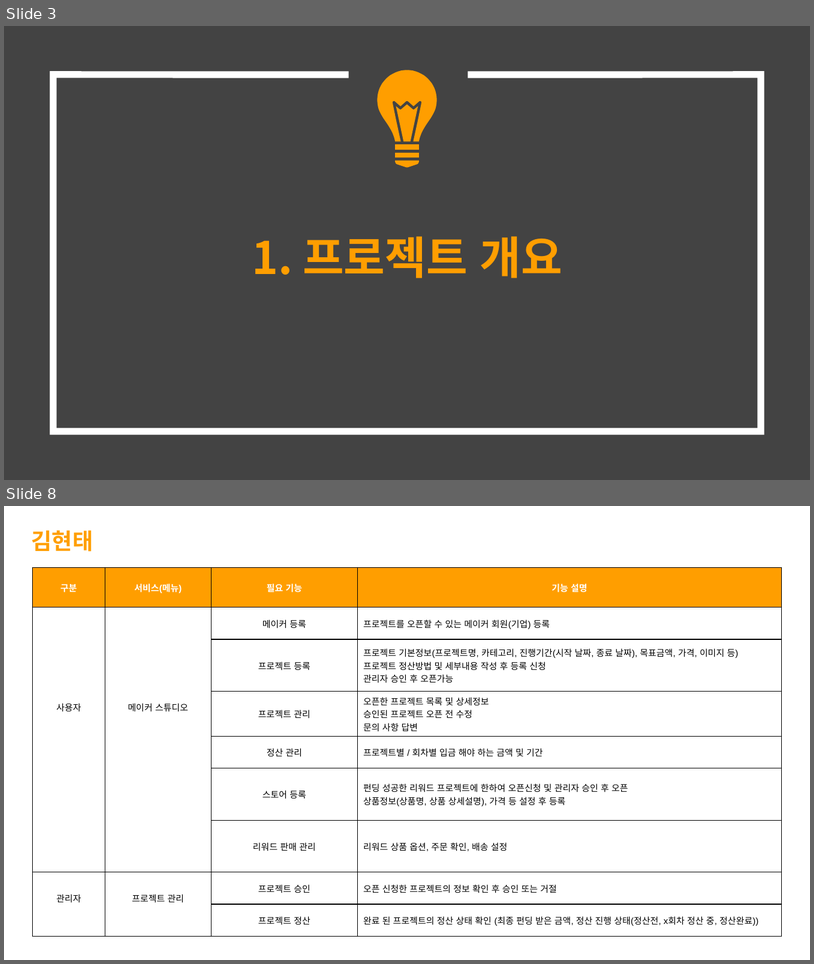
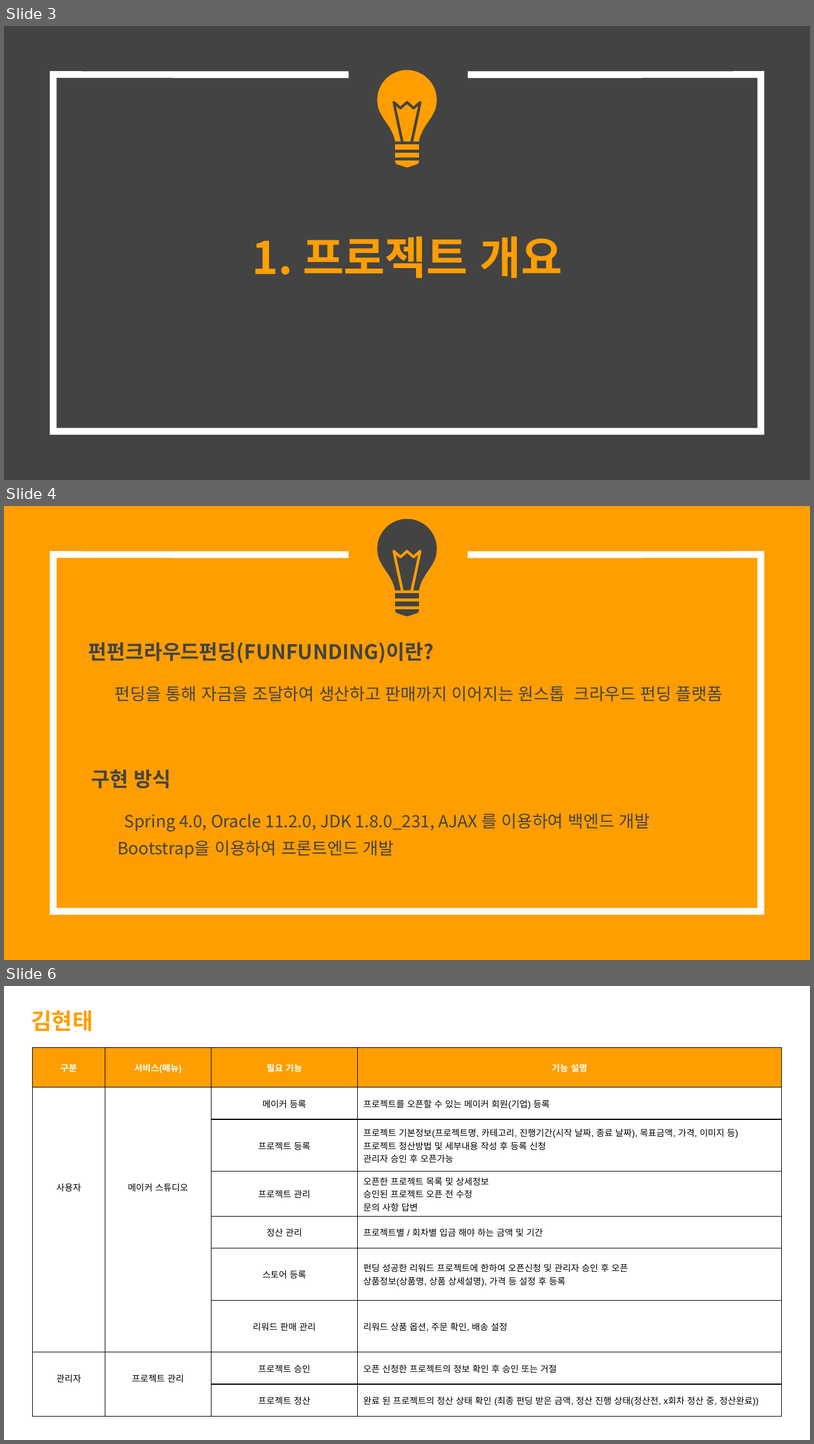
Before and after one commit to hhsw07/ezen-academy-projects, a slide deck: 0 발표용 파워포인트/0508 1차발표/0508 project06 - 파워포인트 종합.pptx. Shown one above the other, each under a label of ours: slides 3 and 8 before the commit, slides 3, 4 and 6 after it; the slides between them are not shown. The pictures are 814x964 and 814x1444 pixels, drawn with LibreOffice and Linux fonts; fonts in the diff are those of the drawing. Boxes give left, top, right and bottom in pixels: in the first picture for what was removed or moved away, otherwise in the second. Text is boxed around its words. In the diff, an @@ line names an element or a change of style, - is before the commit and + after.

```diff
--- a/0 발표용 파워포인트/0508 1차발표/0508 project06 - 파워포인트 종합.pptx
+++ b/0 발표용 파워포인트/0508 1차발표/0508 project06 - 파워포인트 종합.pptx
@@ slide 4 added at (x1=4, y1=506, x2=810, y2=960), background #FF9E00; not listed: 1 template element that a slide beside it also shows @@
@@ group added at (x1=377, y1=519, x2=437, y2=616): 5 freeform shapes @@
@@ title added at (x1=88, y1=642, x2=723, y2=702), 15 pt, text #434343 @@
+펀펀크라우드펀딩(FUNFUNDING)이란?
+펀딩을 통해 자금을 조달하여 생산하고 판매까지 이어지는 원스톱 크라우드 펀딩 플랫폼
@@ text added at (x1=92, y1=769, x2=651, y2=858), 15 pt, text #434343 @@
+구현 방식
+Spring 4.0, Oracle 11.2.0, JDK 1.8.0_231, AJAX 를 이용하여 백엔드 개발
+Bootstrap을 이용하여 프론트엔드 개발
@@ what was slide 8 is now slide 6 @@
```
Also in this commit, not shown: 8 slides changed, 9 other slides added, 12 slides removed.
